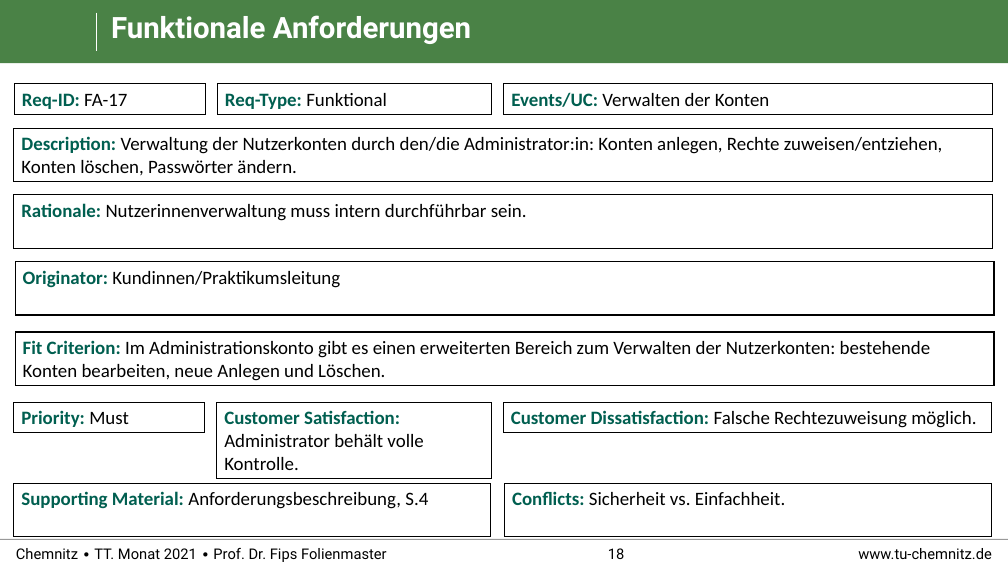
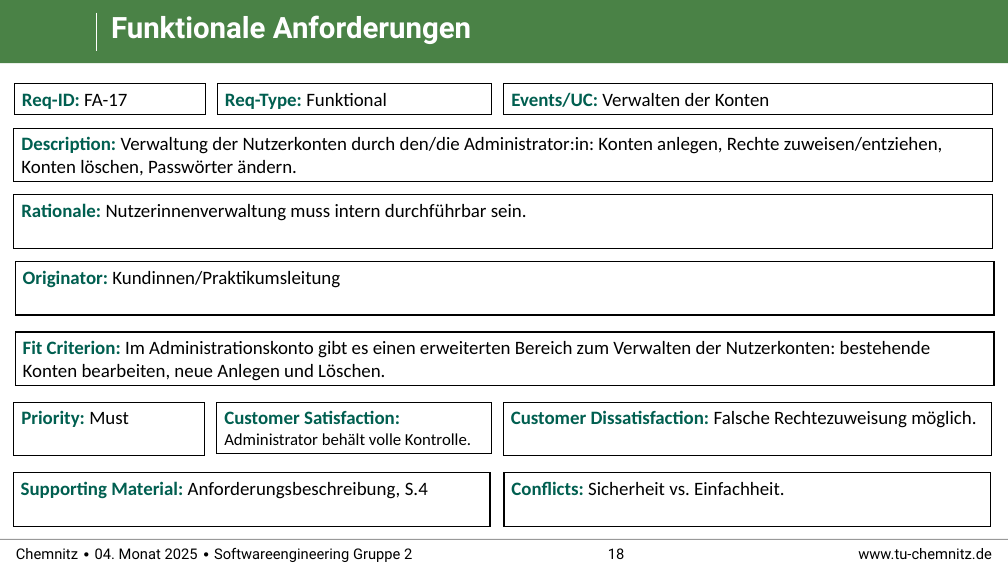
Before and after one commit to RealBiggerBo/Softwaretechnik, a slide deck: slide 18 of SnowCards_Requirements.pptx. Drawn at 1008x567 pixels with LibreOffice and Linux fonts; fonts in the diff are those of the drawing; background and template pictures are left out. Boxes give left, top, right and bottom in pixels: in the first picture for what was removed or moved away, otherwise in the second. Text is boxed around its words. In the diff, an @@ line names an element or a change of style, - is before the commit and + after.

```diff
--- a/SnowCards_Requirements.pptx
+++ b/SnowCards_Requirements.pptx
@@ rectangle "Priority: Must": place and size @@
-rectangle "Priority: Must" at (14,402,205,433)
+rectangle "Priority: Must" at (14,402,205,456)
@@ rectangle "Customer Satisfaction: Administrator behält volle ...": place and size @@
-rectangle "Customer Satisfaction: Administrator behält volle ..." at (217,402,492,479)
+rectangle "Customer Satisfaction: Administrator behält volle ..." at (217,402,492,453)
@@ rectangle "Customer Satisfaction: Administrator behält volle ..." at (217,402,492,453): size 18 to 16 pt in "Administrator behält volle Kontrolle." @@
@@ rectangle "Customer Dissatisfaction: Falsche Rechtezuweisung möglich.": place and size @@
-rectangle "Customer Dissatisfaction: Falsche Rechtezuweisung möglich." at (504,402,992,433)
+rectangle "Customer Dissatisfaction: Falsche Rechtezuweisung möglich." at (504,402,992,456)
@@ rectangle "Supporting Material: Anforderungsbeschreibung, S.4": place and size @@
-rectangle "Supporting Material: Anforderungsbeschreibung, S.4" at (14,483,491,537)
+rectangle "Supporting Material: Anforderungsbeschreibung, S.4" at (14,473,491,526)
@@ rectangle "Conflicts: Sicherheit vs. Einfachheit.": place and size @@
-rectangle "Conflicts: Sicherheit vs. Einfachheit." at (505,483,992,537)
+rectangle "Conflicts: Sicherheit vs. Einfachheit." at (504,473,991,526)
@@ text at (16,548,412,562): text changed @@
-Chemnitz ∙ TT. Monat 2021 ∙ Prof. Dr. Fips Folienmaster
+Chemnitz ∙ 04. Monat 2025 ∙ Softwareengineering Gruppe 2
```
Also in this commit, not shown: 28 other slides changed.
